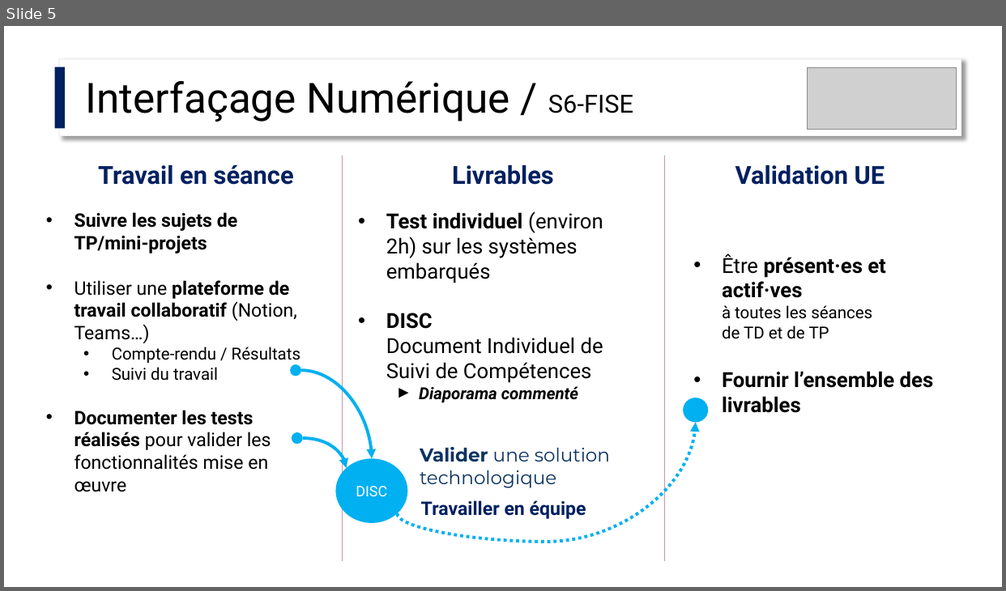
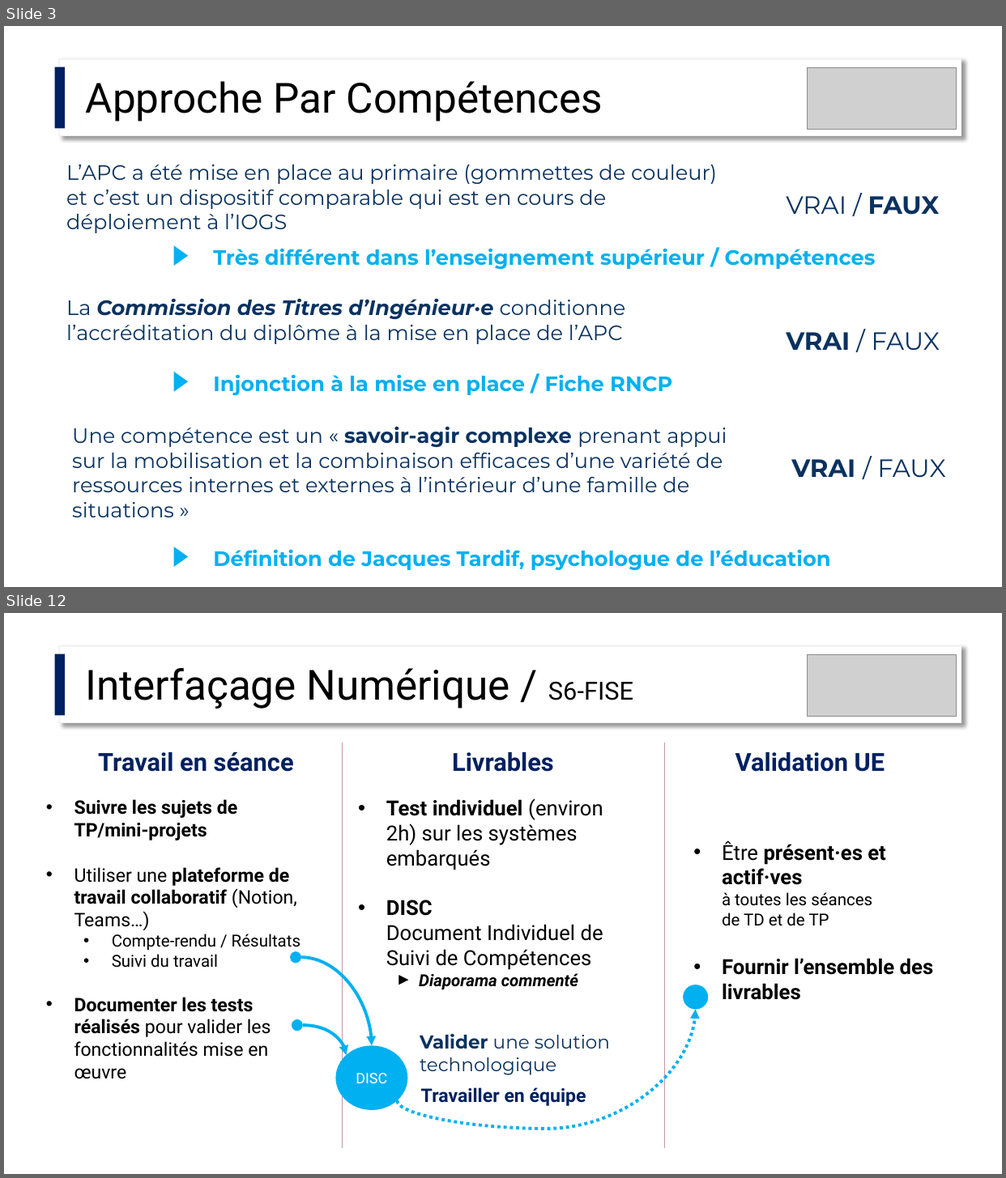
Before and after one commit to IOGS-Digital-Methods/semester-6, a slide deck: InterfacageNumerique/APC/S6_IntNum_APC.pptx. Shown one above the other, each under a label of ours: slide 5 before the commit, slides 3 and 12 after it; the slides between them are not shown. The pictures are 1006x591 and 1006x1178 pixels, drawn with LibreOffice and Linux fonts; fonts in the diff are those of the drawing; grey boxes stand for pictures. Boxes give left, top, right and bottom in pixels: in the first picture for what was removed or moved away, otherwise in the second. Text is boxed around its words. In the diff, an @@ line names an element or a change of style, - is before the commit and + after.

```diff
--- a/InterfacageNumerique/APC/S6_IntNum_APC.pptx
+++ b/InterfacageNumerique/APC/S6_IntNum_APC.pptx
@@ slide 3 added at <box>4,26,1002,587</box>, background #FFFFFF @@
@@ rectangle added at <box>55,67,66,129</box>, fill #002060 @@
@@ rectangle added at <box>59,59,961,136</box>, fill #FFFFFF, outline #F2F2F2 1 pt @@
@@ picture added at <box>808,68,957,130</box> @@
@@ text added at <box>86,81,603,122</box>, 40 pt, text #000000 @@
+Approche Par Compétences
@@ text added at <box>66,165,717,233</box>, 20 pt, text #0A3260 @@
+L’APC a été mise en place au primaire (gommettes de couleur) et c’est un dispositif comparable qui est en cours de déploiement à l’IOGS
@@ text added at <box>786,196,940,215</box>, 24 pt, text #0A3260 @@
+VRAI / FAUX
@@ triangle added at <box>174,246,188,267</box>, fill #00B0F0 @@
@@ text added at <box>213,248,876,270</box>, 20 pt, text #00B0F0, bold @@
+Très différent dans l’enseignement supérieur / Compétences
@@ text added at <box>66,298,626,344</box>, 20 pt, text #0A3260 @@
+La Commission des Titres d’Ingénieur·e conditionne l’accréditation du diplôme à la mise en place de l’APC
@@ text added at <box>786,332,940,350</box>, 24 pt, text #0A3260 @@
+VRAI / FAUX
@@ triangle added at <box>174,372,188,392</box>, fill #00B0F0 @@
@@ text added at <box>213,374,672,396</box>, 20 pt, text #00B0F0, bold @@
+Injonction à la mise en place / Fiche RNCP
@@ text added at <box>72,426,727,518</box>, 20 pt, text #0A3260 @@
+Une compétence est un « savoir-agir complexe prenant appui sur la mobilisation et la combinaison efficaces d’une variété de ressources internes et externes à l’intérieur d’une famille de situations »
@@ text added at <box>791,459,945,478</box>, 24 pt, text #0A3260 @@
+VRAI / FAUX
@@ triangle added at <box>174,547,188,567</box>, fill #00B0F0 @@
@@ text added at <box>213,549,831,571</box>, 20 pt, text #00B0F0, bold @@
+Définition de Jacques Tardif, psychologue de l’éducation
@@ what was slide 5 is now slide 12 @@
```
Also in this commit, not shown: 5 slides changed, 15 other slides added, 1 slide removed, 2 other files.
